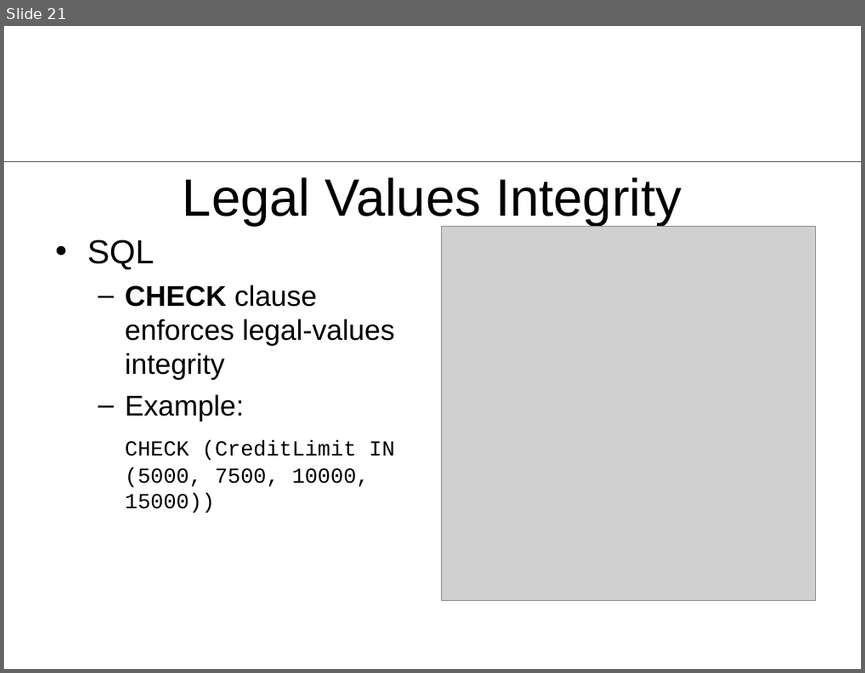
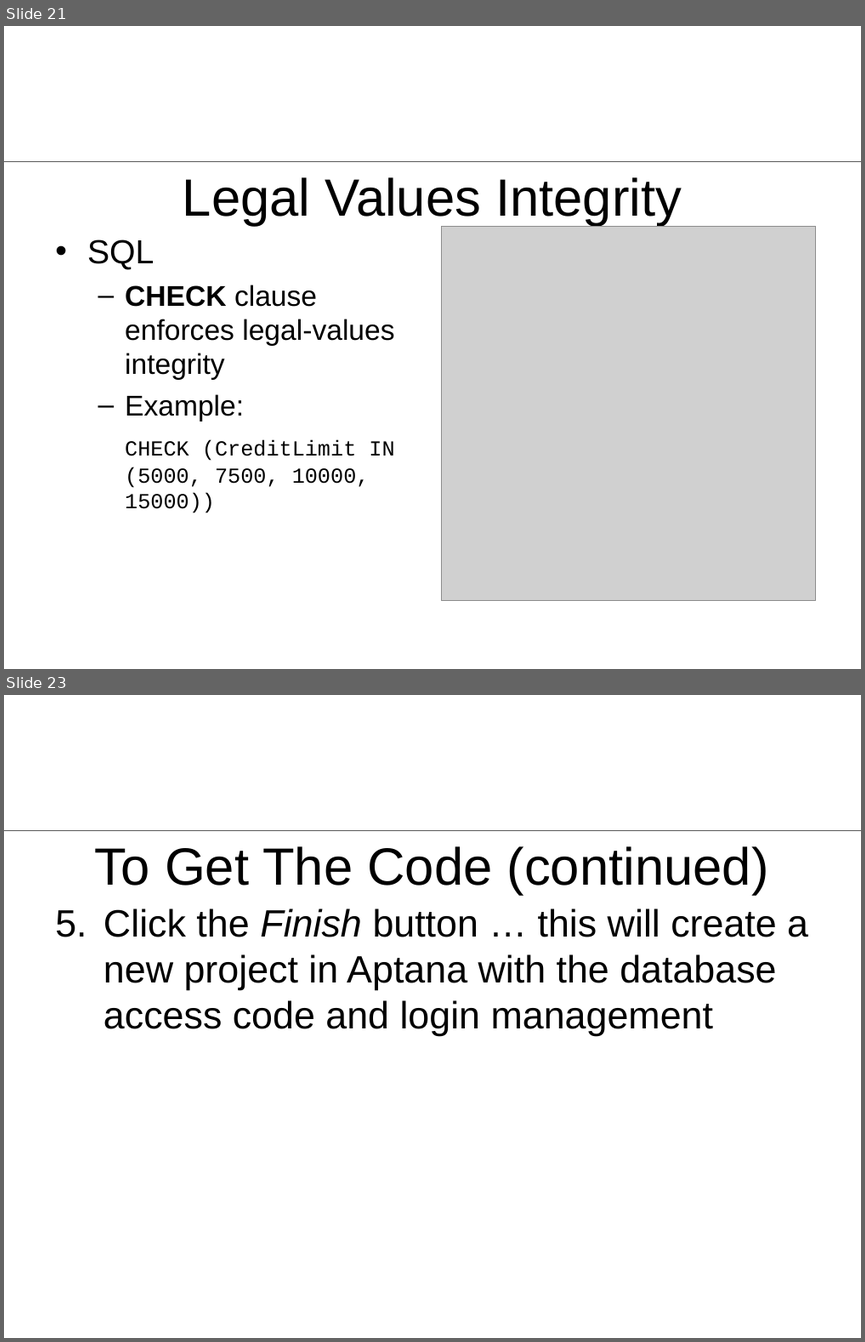
Before and after one commit to rhildred/ActiveRecord, a slide deck: docs/ActiveRecord.ppt. Shown one above the other, each under a label of ours: slide 21 before the commit, slides 21 and 23 after it; the slides between them are not shown. The pictures are 865x673 and 865x1342 pixels, drawn with LibreOffice and Linux fonts; fonts in the diff are those of the drawing; grey boxes stand for pictures; background and template pictures are left out. Boxes give left, top, right and bottom in pixels: in the first picture for what was removed or moved away, otherwise in the second. Text is boxed around its words. In the diff, an @@ line names an element or a change of style, - is before the commit and + after.

```diff
--- a/docs/ActiveRecord.ppt
+++ b/docs/ActiveRecord.ppt
@@ slide 23 added at bbox=[4, 695, 861, 1338], background #FFFFFF; not listed: 1 template element that a slide beside it also shows @@
@@ title added at bbox=[95, 846, 769, 895], 44 pt, text #000000 @@
+To Get The Code (continued)
@@ text added at bbox=[103, 908, 808, 1036], 32 pt, text #000000 @@
+5. Click the Finish button … this will create a new project in Aptana with the database access code and login management
```
Also in this commit, not shown: 1 slide changed, 8 other slides added, 3 other files.
